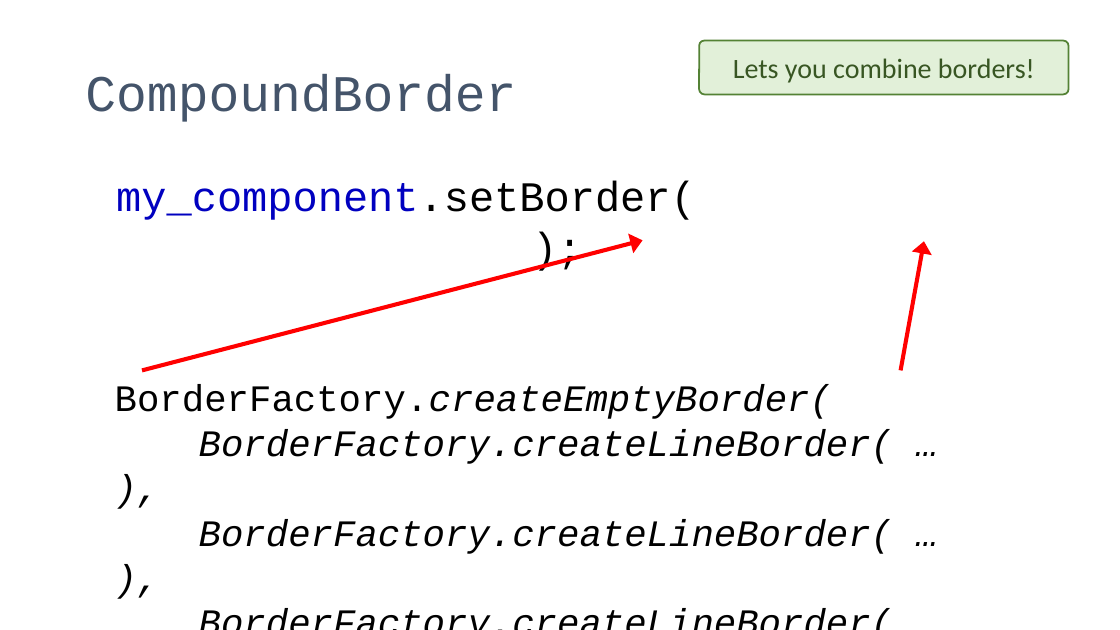
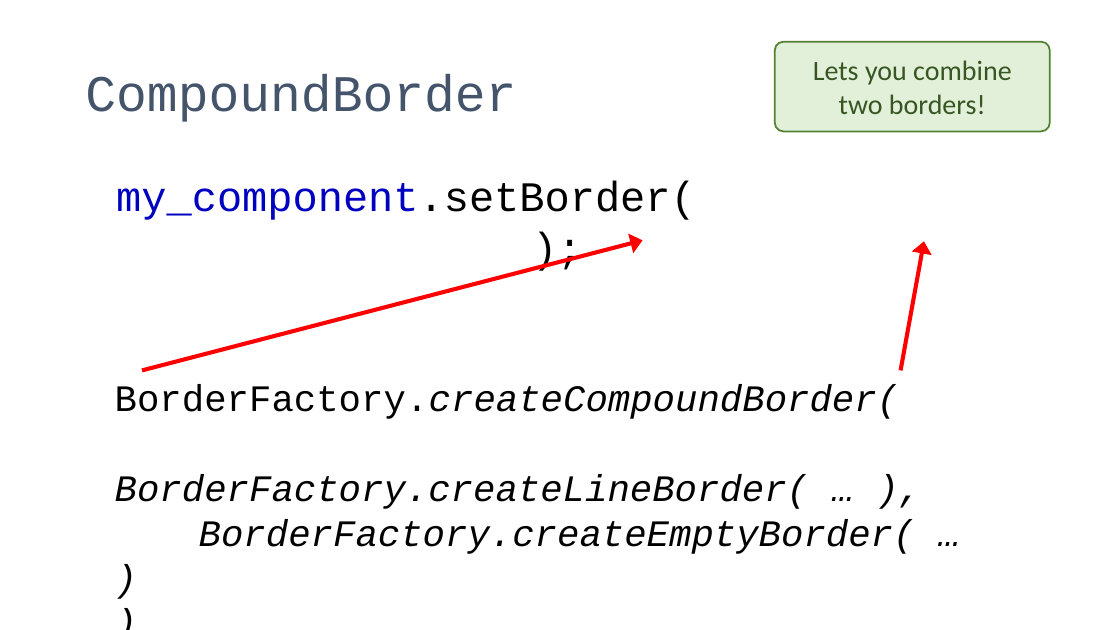
Before and after one commit to onsmith/comp401-2048, a slide deck: slide 23 of slides/java-swing-2048.pptx. Drawn at 1120x630 pixels with LibreOffice and Linux fonts; fonts in the diff are those of the drawing. Boxes give left, top, right and bottom in pixels: in the first picture for what was removed or moved away, otherwise in the second. Text is boxed around its words. In the diff, an @@ line names an element or a change of style, - is before the commit and + after.

Commit message:
Update slides

```diff
--- a/slides/java-swing-2048.pptx
+++ b/slides/java-swing-2048.pptx
@@ rounded rectangle "Lets you combine two borders!": place and size @@
-rounded rectangle "Lets you combine two borders!" at [699, 40, 1069, 94]
+rounded rectangle "Lets you combine two borders!" at [775, 42, 1049, 132]
@@ text in rounded rectangle at [813, 60, 1011, 114]: text changed @@
-Lets you combine borders!
+Lets you combine two borders!
@@ text at [115, 385, 899, 419]: text changed @@
-BorderFactory.createEmptyBorder(
+BorderFactory.createCompoundBorder(
@@ text at [199, 519, 916, 554]: text changed @@
-BorderFactory.createLineBorder( … ),
-BorderFactory.createLineBorder( … )
+BorderFactory.createEmptyBorder( … )
```
Also in this commit, not shown: 2 slides added, 1 other file.
